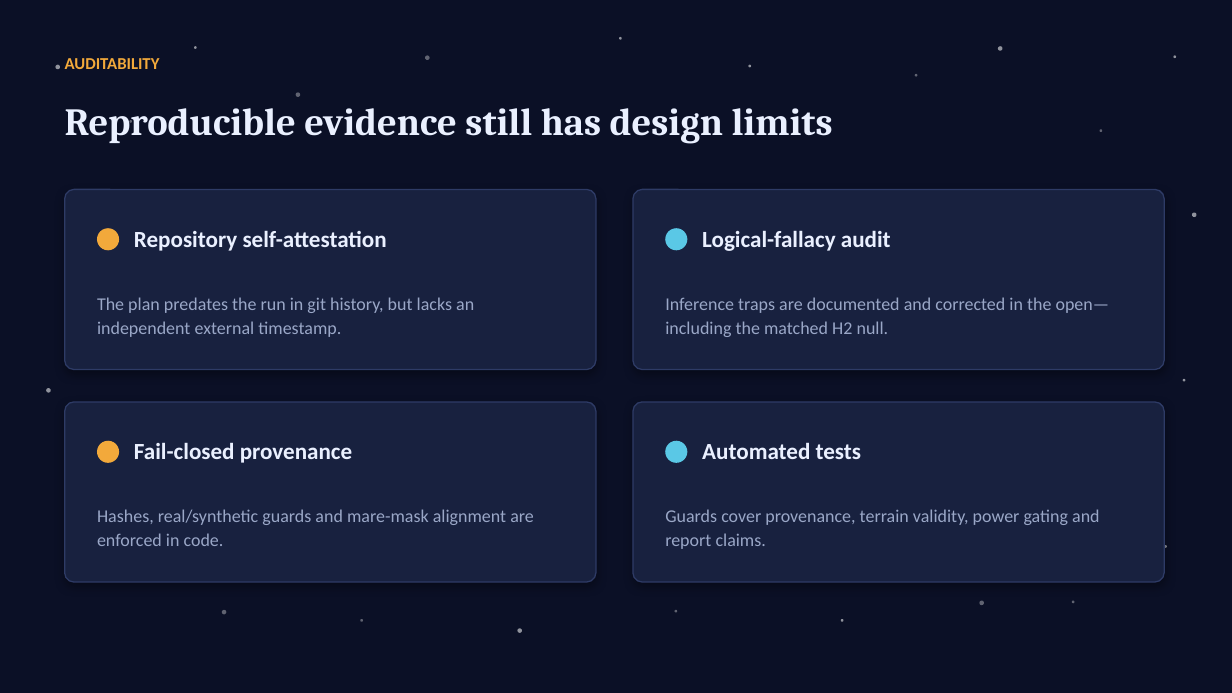
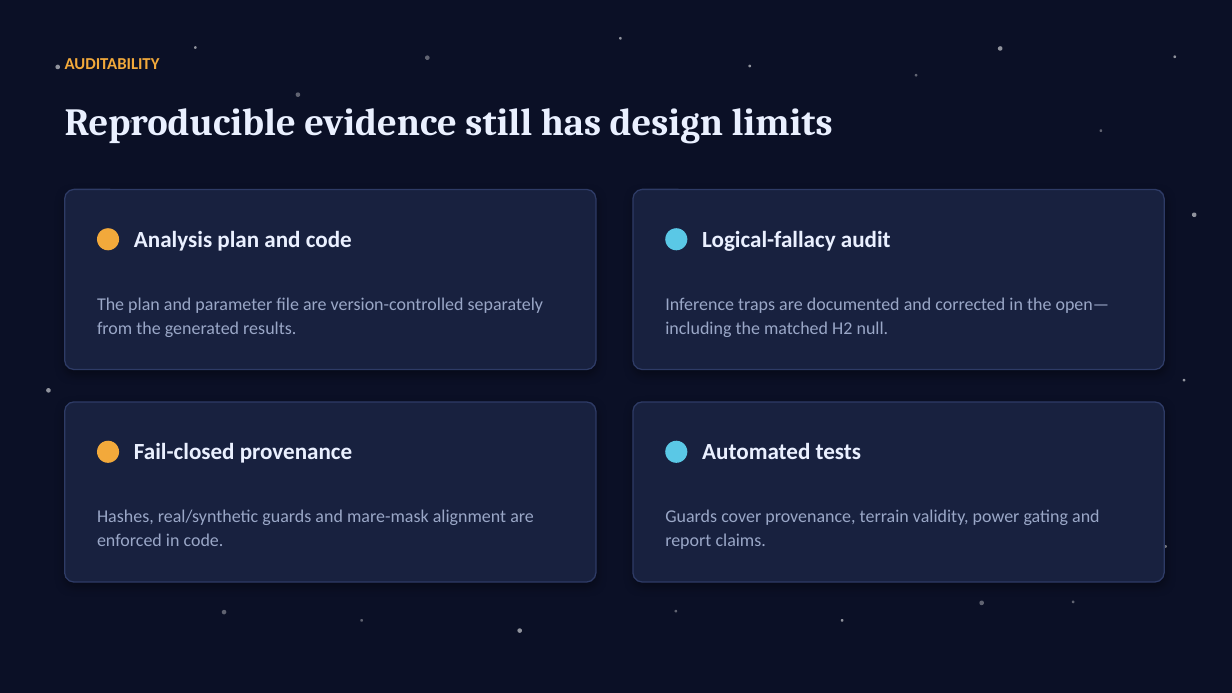
Before and after one commit to lemoon01110/Lunar-Titanium-Magnetism, a slide deck: slide 8 of Paper-and-Pitch/Pitch.pptx. Drawn at 1232x693 pixels with LibreOffice and Linux fonts; fonts in the diff are those of the drawing. Boxes give left, top, right and bottom in pixels: in the first picture for what was removed or moved away, otherwise in the second. Text is boxed around its words. In the diff, an @@ line names an element or a change of style, - is before the commit and + after.

```diff
--- a/Paper-and-Pitch/Pitch.pptx
+++ b/Paper-and-Pitch/Pitch.pptx
@@ text at <box>134,230,352,251</box>: text changed @@
-Repository self-attestation
+Analysis plan and code
@@ text at <box>97,297,543,337</box>: text changed @@
-The plan predates the run in git history, but lacks an independent external timestamp.
+The plan and parameter file are version-controlled separately from the generated results.
```
Also in this commit, not shown: 1 other slide changed, 15 other files.
